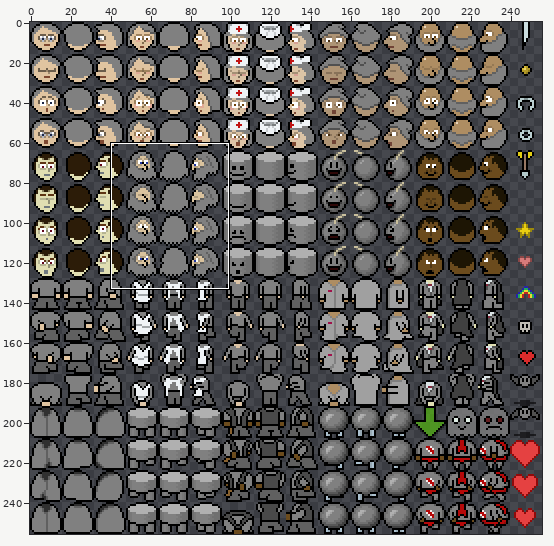
A sprite sheet gets an edit: src/data/tilesheet/003-hero.png. The picture above shows the old version from afar; the outline marks the close-up.
Close-up. First the earlier version:
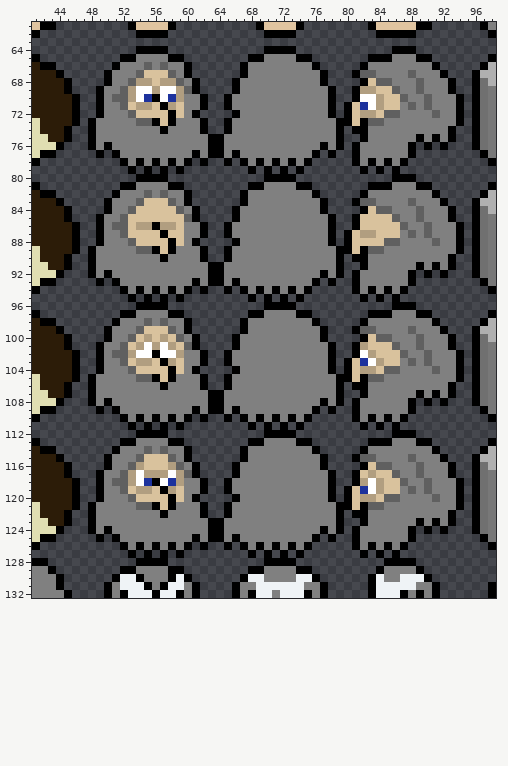
The file is 256x256 pixels. Colours within 5 levels of each other are drawn and written as one. Shown: x 41..98, y 61..132. The commit also changed other parts of the picture, which this record leaves out.
And afterwards:
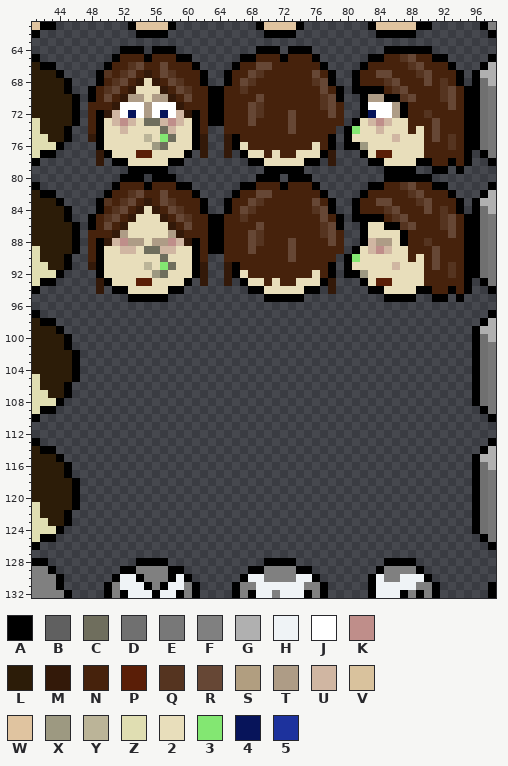
Palette (. is transparent): A #000000  B #606060  C #6f6e5d  D #707070  E #787878  F #808080  G #b0b0b0  H #eff3f6  J #ffffff  K #bf8e8a  L #2c1c08  M #331909  N #46220c  P #5a1e07  Q #553420  R #664735  S #b19e80  T #ae9c86  U #d0b6a2  V #d9c29d  W #e0c4a0  X #9d9981  Y #bbb498  Z #e0deb2  2 #e8debb  3 #83e772  4 #07145a  5 #1d329d
Change:
Changed rows in their new state; - is an unchanged pixel.
first column x 48:
 64 ----AA-.--A----------A--.-AA---------A---AA-----
 65 ---ANNNANNN-A------A-NNNANNNA--------NNQRNNAA---
 66 --ANNQRNNRNNNA----ANNRRNNNNNNA-----NNNNNQRNNNA--
 67 -AQNQRNMNRQNNNA--ANNRQNNNNNNRNA---NNRRNNNQRNNNA-
 68 -ANQRNM2MNRQNNA--ANRQNNNNNNNQRA--ANNNQRNNNRNQNA-
 69 ANQRNM222MNRQNNAANNQNNNNNNNNNRNA--AAANQRNNNNQRNA
 70 ANRNMTT2TTMNRNNAANNNNRNNNNNNNQRA-.ATTAAQRNNNQRNA
 71 NNNMJJJTJJJMNNNAANNNRQNNNNNNNQRN..A-JJTANNNNNRNA
 72 N-MUJ4JTJ4JUM-NAANNNRQNNNRNNNNRN..A4JJTANNQNNNNA
 73 NA2UKU2CCUKU2ANAANNNRNNNNRNNNNNN.A2UKU22NNNRNNNA
 74 NA22U2222CU22AN--NNNNNNNNRNNNNN.A322U222N2NRNNNA
 75 MA22222Y23C22AM..MANNNNNNNNNNNA.A22222U222NRNQNA
 76 .A222222XC222AM..MA2NNNNNNNN2NA.A-X2222222NNNQNA
 77 -MA222PP2222A.M..M.A22N2NN222AM--.A2PP2222NNNNNA
 78 -M-A-22222-A.-.--.-.A-22222-A-M--..-A2222AANNANA
 79 ------A-A--.--------.--A-A--------.-.A-AA--AA-A-
 80 ----AA-.--A----------A--.-AA---------A---AA-----
 81 ---ANNNANNN-A------A-NNNANNNA--------NNQRNNAA---
 82 --ANNQRNNRNNNA----ANNRRNNNNNNA-----NNNNNQRNNNA--
 83 -AQNQRNMNRQNNNA--ANNRQNNNNNNRNA---NNRRNNNQRNNNA-
 84 -ANQRNM2MNRQNNA--ANRQNNNNNNNQRA--ANNNQRNNNRNQNA-
 85 ANQRNM222MNRQNNAANNQNNNNNNNNNRNA--AAANQRNNNNQRNA
 86 ANRNM22222MNRNNAANNNNRNNNNNNNQRA-.A22AAQRNNNQRNA
 87 NNNMT22222TMNNNAANNNRQNNNNNNNQRN..A2222ANNNNNRNA
 88 N-MUKTT2TTKUM-NAANNNRQNNNRNNNNRN..AUTT2ANNQNNNNA
 89 NA22UU2CCUU22ANAANNNRNNNNRNNNNNN.A2UKU22NNNRNNNA
 90 NA2222222C222AN--NNNNNNNNRNNNNN.A3222222N2NRNNNA
 91 MA22222Y23C22AM..MANNNNNNNNNNNA.A22222U222NRNQNA
 92 .A222222XC222AM..MA2NNNNNNNN2NA.A-X2222222NNNQNA
 93 -MA222PP2222A.M..M.A22N2NN222AM--.A2PP2222NNNNNA
 94 -M-A-22222-A.-.--.-.A-22222-A-M--..-A2222AANNANA
 95 ------A-A--.--------.--A-A--------.-.A-AA--AA-A-
 96 ------....------------....------------...-------
 97 ----........--------........-------........-----
 98 ---..........------..........-----..........----
 99 --...........------...........---............---
100 --............----............----............--
101 -.............----.............--.............--
102 -..............--..............--..............-
103 -..............--..............-...............-
104 -.............----.............-...............-
105 ...............--..............................-
106 ...............--...............-.............--
107 ................................--............--
108 ................................-........-.-.---
109 -.-..........................-.--........-------
110 ----.........-.--.-.........-----.......--------
111 -----.-.-.-.--------.-.-.-.-------.-.-.---------
112 ------....------------....------------...-------
113 ----........--------........-------........-----
114 ---..........------..........-----..........----
115 --...........------...........---............---
116 --............----............----............--
117 -.............----.............--.............--
118 -..............--..............--..............-
119 -..............--..............-...............-
120 -.............----.............-...............-
121 ...............--..............................-
122 ...............--...............-.............--
123 ................................--............--
124 ................................-........-.-.---
125 -.-..........................-.--........-------
126 ----.........-.--.-.........-----.......--------
127 -----.-.-.-.--------.-.-.-.-------.-.-.---------
